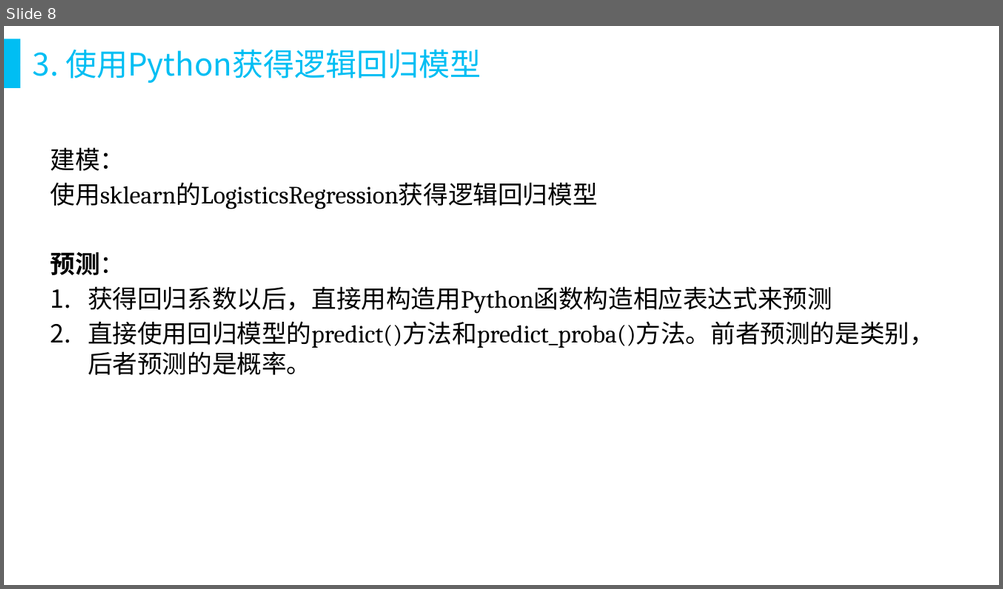
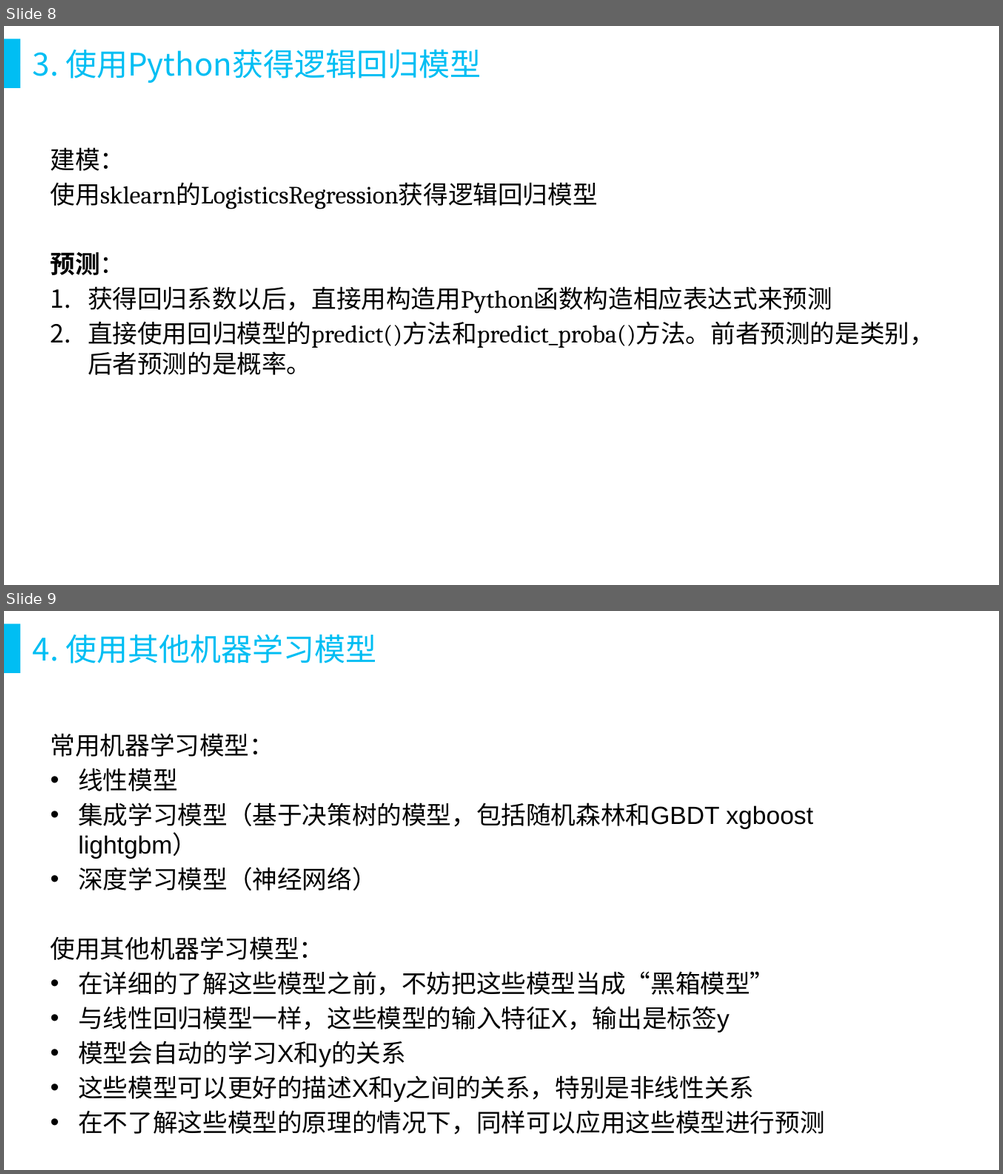
Before and after one commit to yzhwzh/Python, a slide deck: 4.Kaggle/3.class/5逻辑回归初探.pptx. Shown one above the other, each under a label of ours: slide 8 before the commit, slides 8 and 9 after it. The pictures are 1003x589 and 1003x1174 pixels, drawn with LibreOffice and Linux fonts; fonts in the diff are those of the drawing. Boxes give left, top, right and bottom in pixels: in the first picture for what was removed or moved away, otherwise in the second. Text is boxed around its words. In the diff, an @@ line names an element or a change of style, - is before the commit and + after.

```diff
--- a/4.Kaggle/3.class/5逻辑回归初探.pptx
+++ b/4.Kaggle/3.class/5逻辑回归初探.pptx
@@ slide 9 added at box(4, 611, 999, 1170), background #FFFFFF; not listed: 2 template elements that a slide beside it also shows @@
@@ title added at box(33, 634, 376, 664), 30 pt, text #00BEF3 @@
+4. 使用其他机器学习模型
@@ text added at box(51, 733, 824, 1135), 24 pt, text #000000 @@
+常用机器学习模型：
+• 线性模型
+• 集成学习模型（基于决策树的模型，包括随机森林和GBDT xgboost lightgbm）
+• 深度学习模型（神经网络）
+使用其他机器学习模型：
+• 在详细的了解这些模型之前，不妨把这些模型当成“黑箱模型”
+• 与线性回归模型一样，这些模型的输入特征X，输出是标签y
+• 模型会自动的学习X和y的关系
+• 这些模型可以更好的描述X和y之间的关系，特别是非线性关系
+• 在不了解这些模型的原理的情况下，同样可以应用这些模型进行预测
```
Also in this commit, not shown: 1 slide changed, 1 other slide added, 51 other files.
